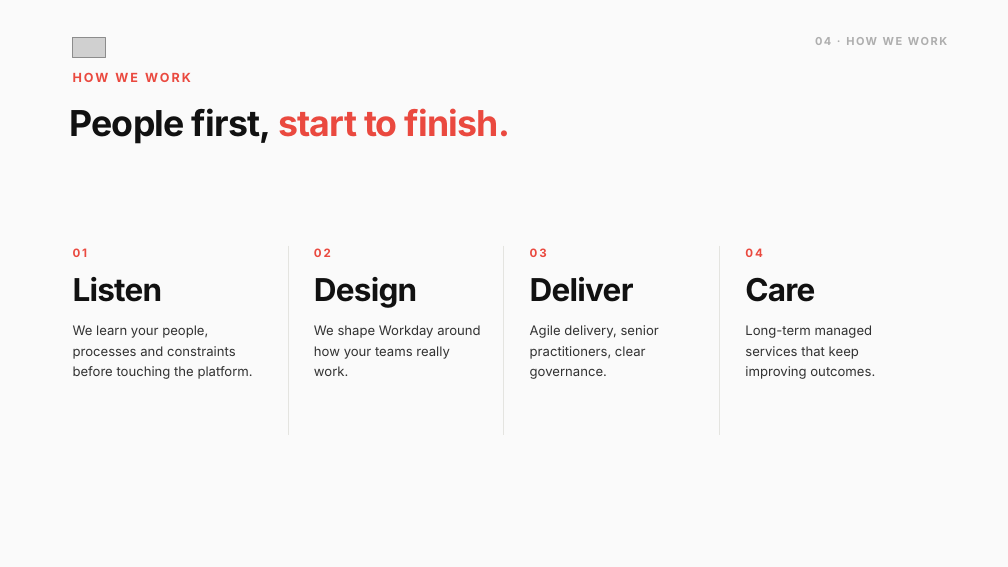
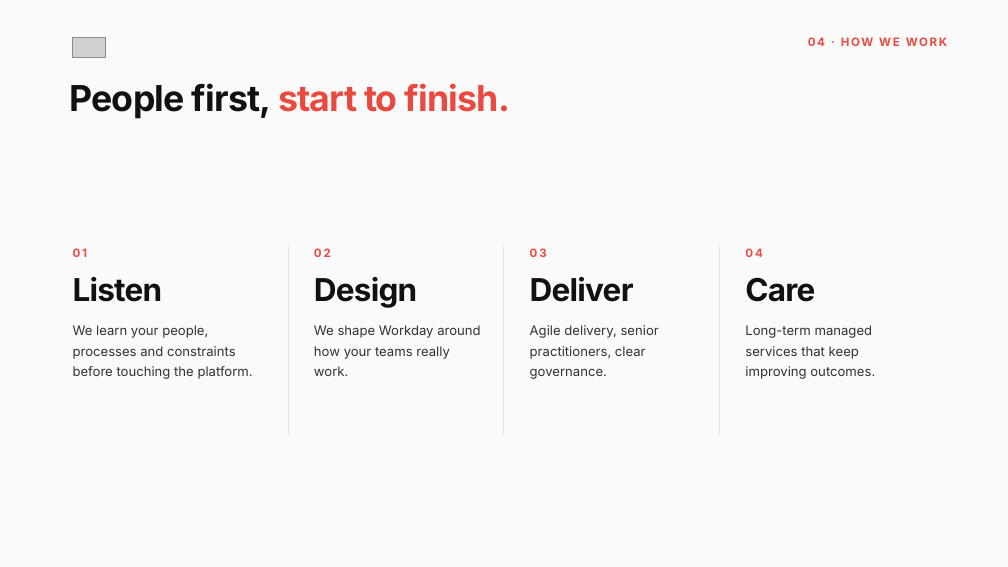
Before and after one commit to danielzrno/claude, a slide deck: slide 6 of design-system/samples/Mivada_Company_Overview.pptx (slide 5 before the commit). Drawn at 1008x567 pixels with LibreOffice and Linux fonts; fonts in the diff are those of the drawing; grey boxes stand for pictures. Boxes give left, top, right and bottom in pixels: in the first picture for what was removed or moved away, otherwise in the second. Text is boxed around its words. In the diff, an @@ line names an element or a change of style, - is before the commit and + after.

```diff
--- a/design-system/samples/Mivada_Company_Overview.pptx
+++ b/design-system/samples/Mivada_Company_Overview.pptx
@@ text "04 · HOW WE WORK" at [808, 37, 947, 46]: size 10.5 to 11 pt, text colour #AEAEAE to #EA493F @@
@@ text "People first, start to finish.": place and size @@
-text "People first, start to finish." at [70, 108, 510, 144]
+text "People first, start to finish." at [70, 83, 510, 119]
@@ text removed at [73, 72, 191, 82] @@
-HOW WE WORK
```
Also in this commit, not shown: 6 other slides changed, 1 slide added, 6 other files.
